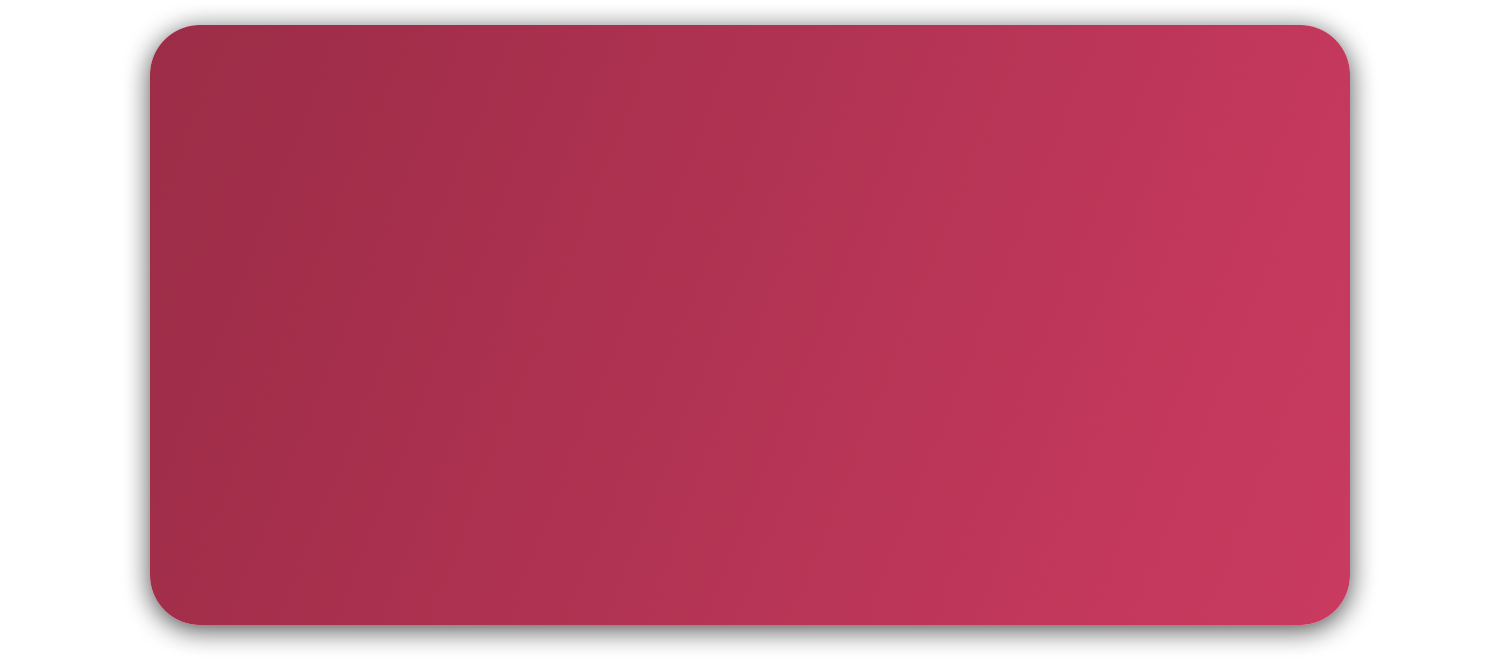
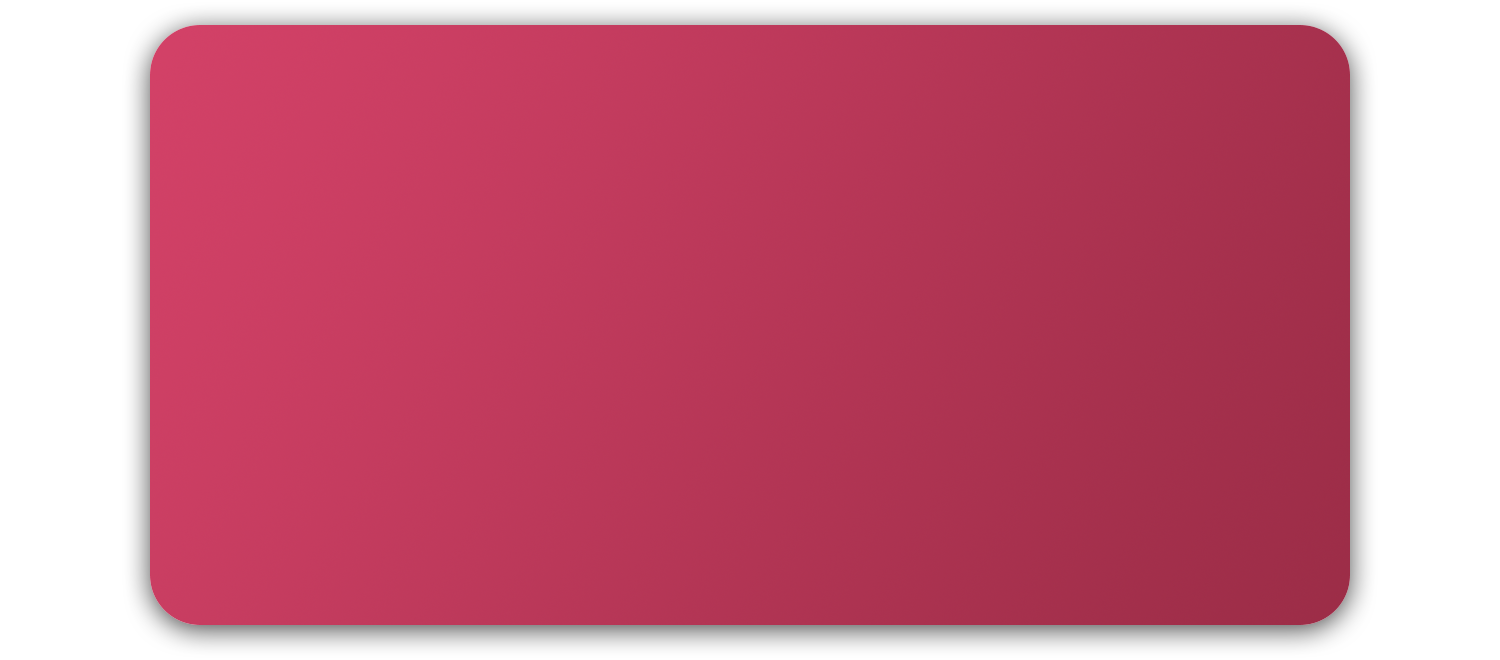
Layer changes from the first w=1500, h=660 image to the second:
painted on "DrawBase" over [150, 25, 1350, 625]
